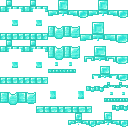
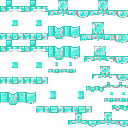
Layers edited between the first and the second w=128, h=128 image:
showed group "trims" (19 layers) over (0, 1, 128, 127)
painted on "flow" over (0, 1, 128, 127)
